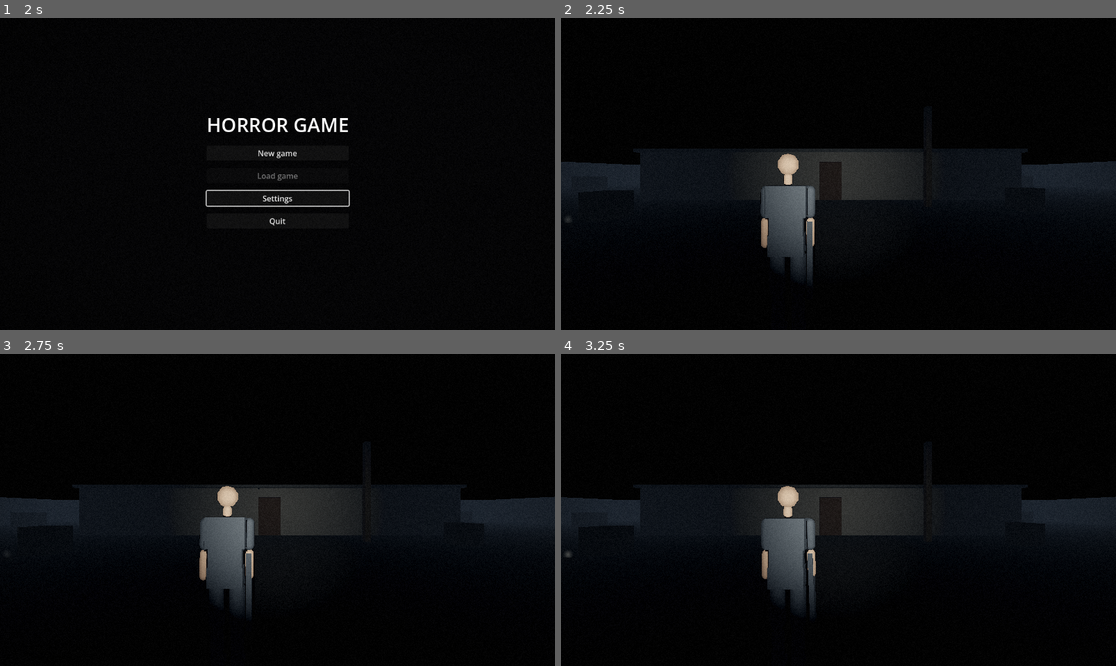
Above: before the commit, frames 1-4 (two rows, left to right).
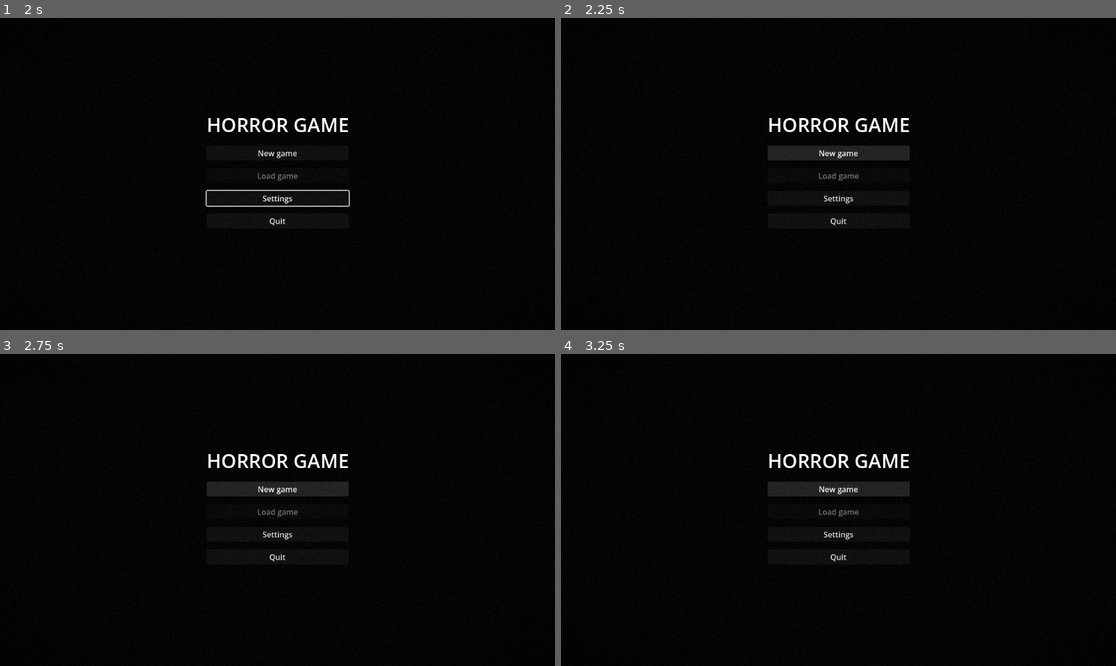
Above: after the commit, the same moments.

Repository: Tarekun/horrorgioco2
Game: Godot game, scene res://scenes/main.tscn
The game is run twice, just before and just after one commit, with the same random seed, the same clock (stepped at 60 frames per second) and the same inputs. Sound files missing from this copy of the repository are replaced by a short silence.
Inputs (mouse positions are in pixels of both pictures, inside the frame that each line leads up to):
- Up to frame 1 (2 s): click "Settings" at 0.5 s; click "Back" at 1.25 s
- Up to frame 2 (2.25 s): click "New game" at 2 s
- Up to frame 3 (2.75 s): no input
- Up to frame 4 (3.25 s): click (838, 488) at 2.75 s, where only the run after the commit has a clickable "New game"

Frame 1 is identical in both runs. In frame 2, 10% of the frame differs, in the area x 0-100%, y 32-85%; in frame 3, 10%; in frame 4, 10%.
Error after the commit: Parse Error: Could not find type "SaveSpot" in the current scope. (res://scripts/autoload/save_system.gd:43)

Commit message:
Add the save slot screen (#91)
Lists the eight slots with area, play time and timestamp. Save mode
writes the save and asks before saving over a used slot; load mode
offers only loadable saves and emits load_requested. It pauses the game
only when opened during play.

Co-Authored-By: Claude Opus 5.5 <noreply@anthropic.com>

Diff:
--- /dev/null
+++ b/scenes/ui/save_screen.tscn
@@ -0,0 +1,102 @@
+[gd_scene load_steps=2 format=3]
+
+[ext_resource type="Script" path="res://scripts/ui/save_screen.gd" id="1"]
+
+[node name="SaveScreen" type="CanvasLayer" node_paths=PackedStringArray("panel", "title_label", "slot_list", "message_label", "back_button", "confirm_panel", "confirm_label", "confirm_button", "cancel_button")]
+process_mode = 3
+layer = 22
+script = ExtResource("1")
+panel = NodePath("Panel")
+title_label = NodePath("Panel/Menu/Title")
+slot_list = NodePath("Panel/Menu/Slots")
+message_label = NodePath("Panel/Menu/Message")
+back_button = NodePath("Panel/Menu/BackButton")
+confirm_panel = NodePath("Panel/Confirm")
+confirm_label = NodePath("Panel/Confirm/Box/Question")
+confirm_button = NodePath("Panel/Confirm/Box/Answers/YesButton")
+cancel_button = NodePath("Panel/Confirm/Box/Answers/NoButton")
+
+[node name="Panel" type="ColorRect" parent="."]
+anchors_preset = 15
+anchor_right = 1.0
+anchor_bottom = 1.0
+grow_horizontal = 2
+grow_vertical = 2
+color = Color(0.02, 0.02, 0.025, 0.92)
+
+[node name="Menu" type="VBoxContainer" parent="Panel"]
+layout_mode = 1
+anchors_preset = 8
+anchor_left = 0.5
+anchor_top = 0.5
+anchor_right = 0.5
+anchor_bottom = 0.5
+offset_left = -280.0
+offset_top = -230.0
+offset_right = 280.0
+offset_bottom = 230.0
+grow_horizontal = 2
+grow_vertical = 2
+theme_override_constants/separation = 14
+
+[node name="Title" type="Label" parent="Panel/Menu"]
+layout_mode = 2
+theme_override_font_sizes/font_size = 32
+text = "Save game"
+horizontal_alignment = 1
+
+[node name="Slots" type="VBoxContainer" parent="Panel/Menu"]
+layout_mode = 2
+theme_override_constants/separation = 6
+
+[node name="Message" type="Label" parent="Panel/Menu"]
+layout_mode = 2
+horizontal_alignment = 1
+
+[node name="BackButton" type="Button" parent="Panel/Menu"]
+layout_mode = 2
+text = "Back"
+
+[node name="Confirm" type="ColorRect" parent="Panel"]
+layout_mode = 1
+anchors_preset = 15
+anchor_right = 1.0
+anchor_bottom = 1.0
+grow_horizontal = 2
+grow_vertical = 2
+color = Color(0, 0, 0, 0.6)
+
+[node name="Box" type="VBoxContainer" parent="Panel/Confirm"]
+layout_mode = 1
+anchors_preset = 8
+anchor_left = 0.5
+anchor_top = 0.5
+anchor_right = 0.5
+anchor_bottom = 0.5
+offset_left = -140.0
+offset_top = -50.0
+offset_right = 140.0
+offset_bottom = 50.0
+grow_horizontal = 2
+grow_vertical = 2
+theme_override_constants/separation = 16
+
+[node name="Question" type="Label" parent="Panel/Confirm/Box"]
+layout_mode = 2
+text = "Save over slot 1?"
+horizontal_alignment = 1
+
+[node name="Answers" type="HBoxContainer" parent="Panel/Confirm/Box"]
+layout_mode = 2
+alignment = 1
+theme_override_constants/separation = 24
+
+[node name="YesButton" type="Button" parent="Panel/Confirm/Box/Answers"]
+custom_minimum_size = Vector2(90, 0)
+layout_mode = 2
+text = "Yes"
+
+[node name="NoButton" type="Button" parent="Panel/Confirm/Box/Answers"]
+custom_minimum_size = Vector2(90, 0)
+layout_mode = 2
+text = "No"
--- a/scripts/autoload/save_system.gd
+++ b/scripts/autoload/save_system.gd
@@ -4,6 +4,9 @@
 ## record their changes in it as they happen, and a save stores a copy of it.
 ## `play_time` counts the seconds of play, while a level runs unpaused. A new
 ## game starts both from zero.
+##
+## A save spot builds a save with capture() and the save screen writes it with
+## write_slot().
 ##
 ## `slots` are in user://saves/. On a headless display they are in a separate
 ## folder, so tests and CI never touch a player's saves.
@@ -36,6 +39,24 @@
 	play_time = 0.0
 
 
+## A save of the game as it is now, made at `spot` by `player`.
+func capture(player: Player, spot: SaveSpot) -> SaveData:
+	var save := SaveData.new()
+	save.level_path = spot.get_level_path()
+	save.area_name = spot.area_name
+	save.save_spot_id = spot.spot_id
+	save.play_time = play_time
+	player.write_save(save)
+	save.world = world.copy()
+	return save
+
+
+## Stamps `save` with the time and writes it to `slot`.
+func write_slot(slot: int, save: SaveData) -> Error:
+	save.timestamp = int(Time.get_unix_time_from_system())
+	return slots.write(slot, save)
+
+
 ## Whether play time is running: during play, not while a screen pauses it.
 func is_counting_play_time() -> bool:
 	return GameFlow.state == GameFlow.State.PLAYING and not get_tree().paused
--- /dev/null
+++ b/scripts/ui/save_screen.gd
@@ -0,0 +1,227 @@
+## The save slot screen: all SLOT_COUNT slots, each with its area name, play
+## time and timestamp, or why it can't be loaded.
+##
+## In save mode, opened at a save spot, choosing a slot writes the save there,
+## asking first when the slot already holds something. In load mode, which the
+## main menu and the game over screen open, choosing a slot with a loadable
+## save emits `load_requested`; empty, damaged and old slots can't be chosen.
+##
+## During play, opening the screen pauses the game and closing it resumes and
+## captures the mouse again. Over a screen that already paused the game (game
+## over), or on the title screen, it leaves the pause alone. `ui_cancel` and
+## `pause` step back from the overwrite question, then close the screen. Built
+## from Buttons and the ui_* actions, so keyboard, mouse and gamepad all work.
+## Placeholder look; the final one comes from the art work.
+
+class_name SaveScreen
+extends CanvasLayer
+
+## Emitted after the screen closes.
+signal closed
+## Emitted after a save was written to `slot`.
+signal saved(slot: int)
+## Emitted when a loadable save is chosen in load mode.
+signal load_requested(save: SaveData)
+
+enum Mode { SAVE, LOAD }
+
+const SAVED_MESSAGE: String = "Saved."
+const SAVE_FAILED_MESSAGE: String = "The save failed."
+const OVERWRITE_QUESTION: String = "Save over slot %d?"
+
+## The container shown and hidden with the screen.
+@export var panel: Control
+@export var title_label: Label
+
+## The box the slot buttons are added to.
+@export var slot_list: Container
+
+## A short reply ("Saved.").
+@export var message_label: Label
+@export var back_button: Button
+
+@export_group("Overwrite")
+## Asks before saving over a slot that holds something.
+@export var confirm_panel: Control
+@export var confirm_label: Label
+@export var confirm_button: Button
+@export var cancel_button: Button
+
+var mode: Mode = Mode.LOAD
+var is_open: bool = false
+
+## What each slot holds, as last read.
+var slot_infos: Array[SaveSlotInfo] = []
+
+# The save written in save mode.
+var _save: SaveData
+var _pending_slot: int = -1
+var _has_paused: bool = false
+var _slot_buttons: Array[Button] = []
+
+
+func _ready() -> void:
+	process_mode = Node.PROCESS_MODE_ALWAYS
+	panel.visible = false
+	confirm_panel.visible = false
+	_build_slot_buttons()
+	back_button.pressed.connect(close)
+	confirm_button.pressed.connect(confirm_overwrite)
+	cancel_button.pressed.connect(cancel_overwrite)
+	# Keep the focus on the question while it is up.
+	for button: Button in [confirm_button, cancel_button]:
+		button.focus_neighbor_top = button.get_path_to(button)
+		button.focus_neighbor_bottom = button.get_path_to(button)
+
+
+func _unhandled_input(event: InputEvent) -> void:
+	if not is_open:
+		return
+	if not (event.is_action_pressed(&"ui_cancel") or event.is_action_pressed(&"pause")):
+		return
+	if is_confirming():
+		cancel_overwrite()
+	else:
+		close()
+	get_viewport().set_input_as_handled()
+
+
+## Opens the screen to write `save` into a slot.
+func open_to_save(save: SaveData) -> void:
+	_save = save
+	_open(Mode.SAVE)
+
+
+## Opens the screen to pick a save to load.
+func open_to_load() -> void:
+	_save = null
+	_open(Mode.LOAD)
+
+
+## Hides the screen, resuming the game if opening it paused it.
+func close() -> void:
+	if not is_open:
+		return
+	_hide()
+	if _has_paused:
+		_has_paused = false
+		get_tree().paused = false
+		Input.set_mouse_mode(Input.MOUSE_MODE_CAPTURED)
+		# The camera only turns with the mouse once it knows it is captured.
+		get_tree().call_group(CameraController.MOUSE_LOOK_GROUP, &"capture_mouse")
+	closed.emit()
+
+
+## Re-reads the slots and updates their buttons.
+func refresh() -> void:
+	slot_infos = SaveSystem.slots.list()
+	for info: SaveSlotInfo in slot_infos:
+		var button: Button = _slot_buttons[info.slot]
+		button.text = "Slot %d   %s" % [info.slot + 1, info.describe()]
+		button.disabled = mode == Mode.LOAD and not info.is_loadable()
+
+
+## The button of `slot` (from 0).
+func get_slot_button(slot: int) -> Button:
+	return _slot_buttons[slot]
+
+
+## Acts on `slot`: saves into it (asking first if it holds something) or asks
+## to load it.
+func choose_slot(slot: int) -> void:
+	if not is_open or is_confirming() or slot < 0 or slot >= slot_infos.size():
+		return
+	var info: SaveSlotInfo = slot_infos[slot]
+	if mode == Mode.LOAD:
+		if info.is_loadable():
+			close()
+			load_requested.emit(info.save)
+	elif info.is_occupied():
+		_ask_overwrite(slot)
+	else:
+		_write(slot)
+
+
+## Whether the overwrite question is up.
+func is_confirming() -> bool:
+	return confirm_panel.visible
+
+
+## Saves over the slot the question is about.
+func confirm_overwrite() -> void:
+	if not is_confirming():
+		return
+	var slot: int = _pending_slot
+	_close_question()
+	_write(slot)
+
+
+## Drops the overwrite question and goes back to the slots.
+func cancel_overwrite() -> void:
+	if not is_confirming():
+		return
+	var slot: int = _pending_slot
+	_close_question()
+	_slot_buttons[slot].grab_focus()
+
+
+func _open(new_mode: Mode) -> void:
+	if is_open:
+		return
+	mode = new_mode
+	is_open = true
+	panel.visible = true
+	title_label.text = "Save game" if mode == Mode.SAVE else "Load game"
+	message_label.text = ""
+	if GameFlow.state == GameFlow.State.PLAYING and not get_tree().paused:
+		_has_paused = true
+		get_tree().paused = true
+	Input.set_mouse_mode(Input.MOUSE_MODE_VISIBLE)
+	refresh()
+	_focus_first_slot()
+
+
+func _hide() -> void:
+	is_open = false
+	panel.visible = false
+	_close_question()
+
+
+func _write(slot: int) -> void:
+	var error: Error = SaveSystem.write_slot(slot, _save)
+	message_label.text = SAVED_MESSAGE if error == OK else SAVE_FAILED_MESSAGE
+	refresh()
+	_slot_buttons[slot].grab_focus()
+	if error == OK:
+		saved.emit(slot)
+
+
+func _ask_overwrite(slot: int) -> void:
+	_pending_slot = slot
+	confirm_label.text = OVERWRITE_QUESTION % (slot + 1)
+	confirm_panel.visible = true
+	# No is the safe answer to a double press.
+	cancel_button.grab_focus()
+
+
+func _close_question() -> void:
+	_pending_slot = -1
+	confirm_panel.visible = false
+
+
+func _focus_first_slot() -> void:
+	for button: Button in _slot_buttons:
+		if not button.disabled:
+			button.grab_focus()
+			return
+	back_button.grab_focus()
+
+
+func _build_slot_buttons() -> void:
+	for slot: int in SaveSlots.SLOT_COUNT:
+		var button := Button.new()
+		button.name = "Slot%d" % (slot + 1)
+		button.alignment = HORIZONTAL_ALIGNMENT_LEFT
+		button.pressed.connect(choose_slot.bind(slot))
+		slot_list.add_child(button)
+		_slot_buttons.append(button)
--- /dev/null
+++ b/tests/ui/test_save_screen.gd
@@ -0,0 +1,210 @@
+## Tests for the save slot screen in save and load mode.
+
+extends GutTest
+
+const SCREEN_SCENE: PackedScene = preload("res://scenes/ui/save_screen.tscn")
+const DIRECTORY: String = "user://test_save_screen"
+
+var _screen: SaveScreen
+var _slots: SaveSlots
+var _previous_slots: SaveSlots
+var _previous_state: GameFlow.State
+
+
+func before_each() -> void:
+	_previous_slots = SaveSystem.slots
+	_previous_state = GameFlow.state
+	_slots = SaveSlots.new(DIRECTORY)
+	_clear()
+	SaveSystem.slots = _slots
+	GameFlow.state = GameFlow.State.PLAYING
+	_screen = SCREEN_SCENE.instantiate() as SaveScreen
+	add_child_autofree(_screen)
+
+
+func after_each() -> void:
+	_clear()
+	DirAccess.remove_absolute(DIRECTORY)
+	SaveSystem.slots = _previous_slots
+	GameFlow.state = _previous_state
+	get_tree().paused = false
+	Input.set_mouse_mode(Input.MOUSE_MODE_VISIBLE)
+
+
+func _clear() -> void:
+	for slot: int in SaveSlots.SLOT_COUNT:
+		_slots.delete(slot)
+
+
+func _make_save(area_name: String) -> SaveData:
+	var save := SaveData.new()
+	save.level_path = "res://scenes/levels/graybox_level.tscn"
+	save.area_name = area_name
+	save.play_time = 125.0
+	return save
+
+
+func _press(action: StringName) -> void:
+	var event := InputEventAction.new()
+	event.action = action
+	event.pressed = true
+	_screen._unhandled_input(event)
+
+
+func test_is_hidden_at_first() -> void:
+	assert_false(_screen.is_open)
+	assert_false(_screen.panel.visible)
+	assert_eq(_screen.process_mode, Node.PROCESS_MODE_ALWAYS)
+
+
+func test_lists_all_eight_slots() -> void:
+	_screen.open_to_save(_make_save("Lobby"))
+	assert_eq(_screen.slot_list.get_child_count(), 8)
+	assert_eq(_screen.get_slot_button(0).text, "Slot 1   Empty")
+	assert_eq(_screen.get_slot_button(7).text, "Slot 8   Empty")
+
+
+func test_a_slot_shows_area_play_time_and_timestamp() -> void:
+	var save: SaveData = _make_save("Office")
+	save.timestamp = 1_793_000_000
+	_slots.write(2, save)
+	_screen.open_to_load()
+	var text: String = _screen.get_slot_button(2).text
+	assert_string_starts_with(text, "Slot 3   Office")
+	assert_string_contains(text, "0:02:05")
+	assert_string_contains(text, SaveSlotInfo.format_timestamp(1_793_000_000))
+
+
+func test_opening_to_save_pauses_the_game_and_frees_the_mouse() -> void:
+	_screen.open_to_save(_make_save("Lobby"))
+	assert_true(_screen.is_open)
+	assert_true(_screen.panel.visible)
+	assert_eq(_screen.mode, SaveScreen.Mode.SAVE)
+	assert_eq(_screen.title_label.text, "Save game")
+	assert_true(get_tree().paused)
+	assert_eq(Input.get_mouse_mode(), Input.MOUSE_MODE_VISIBLE)
+	assert_true(_screen.get_slot_button(0).has_focus())
+
+
+func test_closing_resumes_the_game() -> void:
+	watch_signals(_screen)
+	_screen.open_to_save(_make_save("Lobby"))
+	_screen.close()
+	assert_false(_screen.is_open)
+	assert_false(get_tree().paused)
+	assert_signal_emitted(_screen, "closed")
+
+
+func test_saving_into_an_empty_slot_writes_it() -> void:
+	watch_signals(_screen)
+	_screen.open_to_save(_make_save("Lobby"))
+	_screen.get_slot_button(1).pressed.emit()
+	var save: SaveData = _slots.read(1)
+	assert_not_null(save)
+	assert_eq(save.area_name, "Lobby")
+	assert_gt(save.timestamp, 0)
+	assert_eq(_screen.message_label.text, SaveScreen.SAVED_MESSAGE)
+	assert_string_starts_with(_screen.get_slot_button(1).text, "Slot 2   Lobby")
+	assert_signal_emitted_with_parameters(_screen, "saved", [1])
+	assert_false(_screen.is_confirming())
+
+
+func test_saving_over_a_used_slot_asks_first() -> void:
+	_slots.write(4, _make_save("Lobby"))
+	_screen.open_to_save(_make_save("Office"))
+	_screen.choose_slot(4)
+	assert_true(_screen.is_confirming())
+	assert_eq(_screen.confirm_label.text, "Save over slot 5?")
+	assert_true(_screen.cancel_button.has_focus())
+	assert_eq(_slots.read(4).area_name, "Lobby")
+	_screen.confirm_button.pressed.emit()
+	assert_false(_screen.is_confirming())
+	assert_eq(_slots.read(4).area_name, "Office")
+
+
+func test_saying_no_keeps_the_old_save() -> void:
+	_slots.write(4, _make_save("Lobby"))
+	_screen.open_to_save(_make_save("Office"))
+	_screen.choose_slot(4)
+	_screen.cancel_button.pressed.emit()
+	assert_false(_screen.is_confirming())
+	assert_true(_screen.is_open)
+	assert_eq(_slots.read(4).area_name, "Lobby")
+	assert_true(_screen.get_slot_button(4).has_focus())
+
+
+func test_an_unreadable_slot_also_asks_before_being_saved_over() -> void:
+	DirAccess.make_dir_recursive_absolute(DIRECTORY)
+	var file := FileAccess.open(_slots.get_slot_path(0), FileAccess.WRITE)
+	file.store_string("garbage")
+	file.close()
+	_screen.open_to_save(_make_save("Lobby"))
+	_screen.choose_slot(0)
+	assert_true(_screen.is_confirming())
+
+
+func test_cancel_steps_back_from_the_question_then_closes() -> void:
+	_slots.write(0, _make_save("Lobby"))
+	_screen.open_to_save(_make_save("Office"))
+	_screen.choose_slot(0)
+	_press(&"ui_cancel")
+	assert_false(_screen.is_confirming())
+	assert_true(_screen.is_open)
+	_press(&"pause")
+	assert_false(_screen.is_open)
+
+
+func test_load_mode_only_offers_loadable_slots() -> void:
+	_slots.write(3, _make_save("Lobby"))
+	DirAccess.make_dir_recursive_absolute(DIRECTORY)
+	var file := FileAccess.open(_slots.get_slot_path(5), FileAccess.WRITE)
+	file.store_string("garbage")
+	file.close()
+	_screen.open_to_load()
+	assert_eq(_screen.mode, SaveScreen.Mode.LOAD)
+	assert_eq(_screen.title_label.text, "Load game")
+	assert_true(_screen.get_slot_button(0).disabled)
+	assert_false(_screen.get_slot_button(3).disabled)
+	assert_true(_screen.get_slot_button(5).disabled)
+	assert_eq(_screen.get_slot_button(5).text, "Slot 6   Unreadable save")
+	assert_true(_screen.get_slot_button(3).has_focus())
+
+
+func test_load_mode_with_no_saves_focuses_back() -> void:
+	_screen.open_to_load()
+	assert_true(_screen.back_button.has_focus())
+
+
+func test_choosing_a_save_to_load_asks_for_it_and_closes() -> void:
+	_slots.write(3, _make_save("Lobby"))
+	watch_signals(_screen)
+	_screen.open_to_load()
+	_screen.get_slot_button(3).pressed.emit()
+	assert_signal_emitted(_screen, "load_requested")
+	var params: Array = get_signal_parameters(_screen, "load_requested")
+	assert_eq((params[0] as SaveData).area_name, "Lobby")
+	assert_false(_screen.is_open)
+
+
+func test_an_empty_slot_cant_be_loaded() -> void:
+	watch_signals(_screen)
+	_screen.open_to_load()
+	_screen.choose_slot(0)
+	assert_signal_not_emitted(_screen, "load_requested")
+	assert_true(_screen.is_open)
+
+
+func test_over_a_paused_screen_the_pause_is_left_alone() -> void:
+	# The game over screen has already paused the game.
+	get_tree().paused = true
+	_screen.open_to_load()
+	_screen.close()
+	assert_true(get_tree().paused)
+
+
+func test_on_the_title_screen_the_game_isnt_paused() -> void:
+	GameFlow.state = GameFlow.State.TITLE
+	_screen.open_to_load()
+	assert_false(get_tree().paused)
+	_screen.close()
+	assert_false(get_tree().paused)
Not shown, added: scripts/ui/save_screen.gd.uid
Not shown, added: tests/ui/test_save_screen.gd.uid
